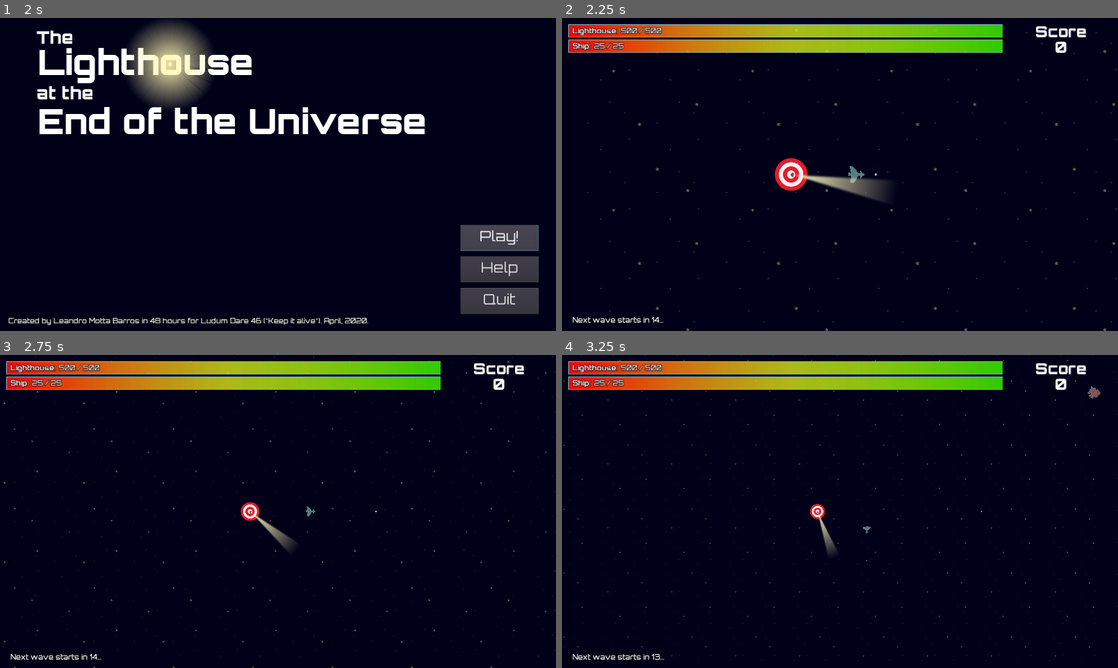
Above: before the commit, frames 1-4 (two rows, left to right).
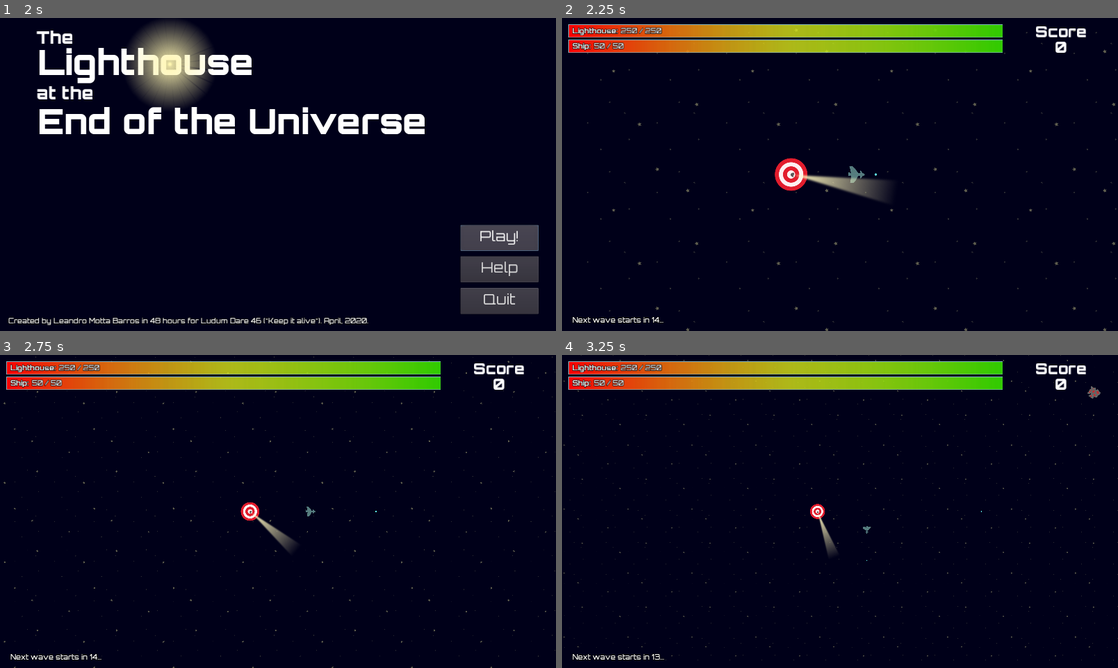
Above: after the commit, the same moments.

Repository: lmbarros/LD46-TheLighthouseAtTheEndOfTheUniverse
Game: Godot game, scene res://screens/TitleScreen.tscn
Same seed, same stepped clock (60 frames per second), same inputs: the game is played once before the commit and once after it.
Inputs:
- Up to frame 1 (2 s): click "Play!" at 0.5 s; click "Play!" at 1.25 s
- Up to frame 2 (2.25 s): tap Enter at 2 s; hold Right (moveRight) from 2.03 s (still down); tap Ctrl (fire) at 2.1 s
- Up to frame 3 (2.75 s): keep holding Right (moveRight)
- Up to frame 4 (3.25 s): release Right (moveRight) at 2.78 s; hold Down (moveDown) from 2.78 s (still down); tap Ctrl (fire) at 2.85 s

Frame 1 is identical in both runs. In frame 2, 0.1% of the frame differs, in the area x 5-17%, y 2-10%; in frame 3, 0.1%; in frame 4, 0.1%.

Commit message:
Balancing health

Diff:
--- a/src/characters/Lighthouse.gd
+++ b/src/characters/Lighthouse.gd
@@ -1,6 +1,6 @@
 extends StaticBody2D
 
-var maxHealth := 500.0
+var maxHealth := 250.0
 var health := maxHealth
 var isDead := false
 
--- a/src/characters/Player.gd
+++ b/src/characters/Player.gd
@@ -3,7 +3,7 @@
 # Top speed in pixels/second.
 const TOP_SPEED = 300
 
-var maxHealth: float = 25.0
+var maxHealth: float = 50.0
 
 # Health. Player dies if <= 0.0.
 var health: float = maxHealth
